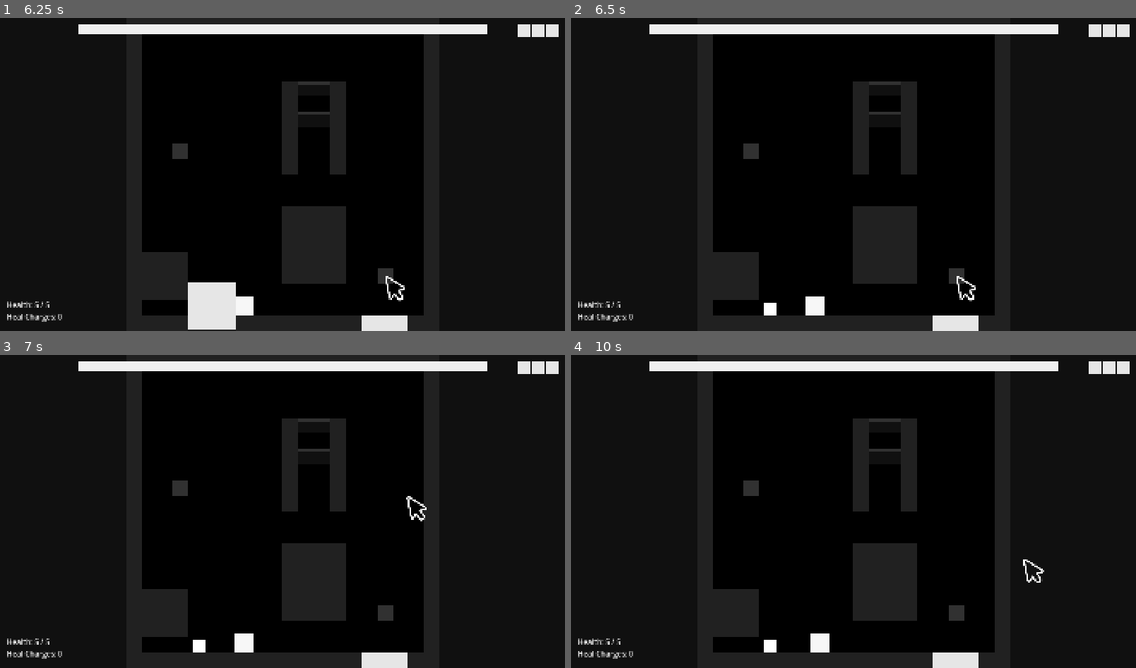
Above: before the commit, frames 1-4 (two rows, left to right).
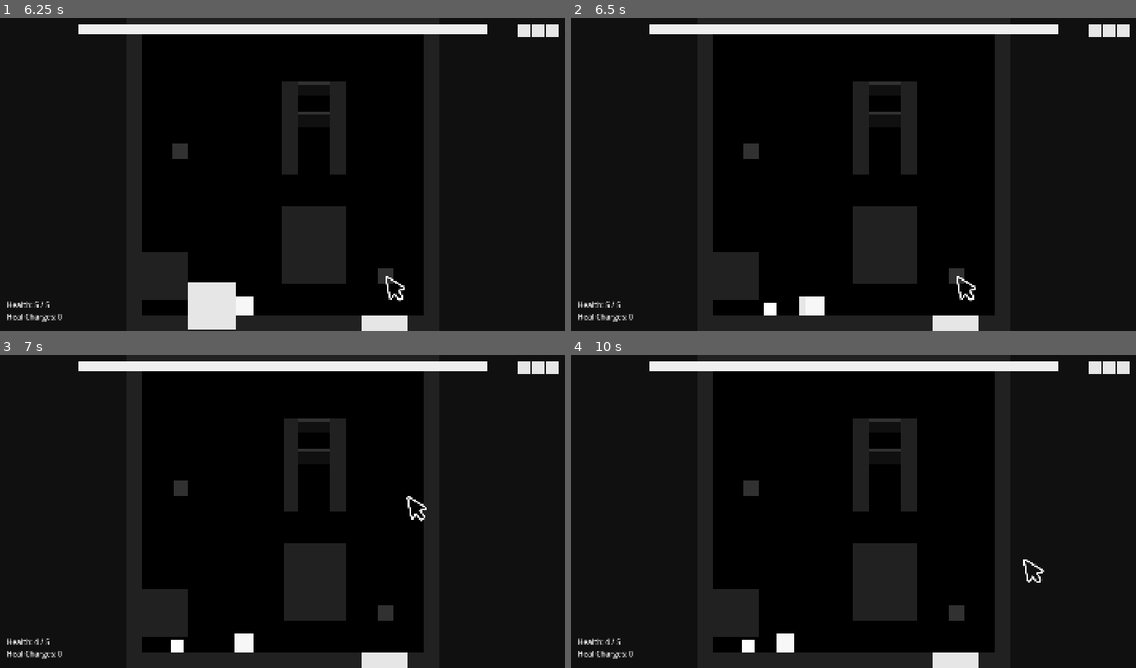
Above: after the commit, the same moments.

Repository: stevencasteel/Box-Battle
Game: Godot game, scene res://src/scenes/main/main.tscn
Same seed, same stepped clock (60 frames per second), same inputs: the game is played once before the commit and once after it. The engine's default icon, where the game draws it, is replaced by a stand-in: a white triangle on a blue panel in a dark square.
Inputs (mouse positions are in pixels of both pictures, inside the frame that each line leads up to):
- Up to frame 1 (6.25 s): tap Enter (ui_accept) at 0.5, 1.25, 3.77 s; drag from (282, 130) to (339, 105) at 0.52 s; drag from (169, 190) to (254, 237) at 1.27 s; move the mouse to (339, 105) at 2.02 s; hold Right (ui_right) 2.03-2.75 s; tap Ctrl at 2.1 s; drag from (254, 237) to (299, 309) at 2.77 s; move the mouse to (452, 221) at 3.52 s; hold Left (ui_left) 3.53-4.25 s; tap Alt at 3.6 s; drag from (113, 127) to (197, 309) at 4.27 s; move the mouse to (310, 174) at 5.02 s; hold Down (ui_down) 5.03-5.75 s; hold Shift 5.03-5.75 s; click (310, 174) at 5.17 s; drag from (197, 96) to (384, 274) at 5.77 s
- Up to frame 2 (6.5 s): no input
- Up to frame 3 (7 s): move the mouse to (406, 495) at 6.52 s; hold Up (ui_up) from 6.53 s (still down); tap Ctrl at 6.6 s; tap Enter (ui_accept) at 6.77 s
- Up to frame 4 (10 s): release Up (ui_up) at 7.25 s; tap Enter (ui_accept) at 7.25, 9.77 s; drag from (740, 527) to (825, 574) at 7.27 s; move the mouse to (910, 442) at 8.02 s; hold Down (ui_down) 8.03-8.75 s; tap Alt at 8.1 s; drag from (825, 574) to (684, 464) at 8.77 s; move the mouse to (1023, 558) at 9.52 s; hold Up (ui_up) from 9.53 s (still down); hold Shift from 9.53 s (still down); click (1023, 558) at 9.67 s

Frame 1 is identical in both runs. In frame 2, less than 0.1% of the frame differs, in the area x 40-42%, y 88-96%; in frame 3, 0.4%; in frame 4, 0.6%, in the area x 6-46%, y 88-96%.

Commit message:
refactor(architecture): Decouple states and attack logic via Command Pattern
Implements the Command Pattern for the boss AttackLogic system and the player's StateMachine to break fragile dependencies and improve reusability.

- AttackLogic resources now return a `Callable` command instead of executing actions directly. `StateBossAttack` is now a generic executor.
- The Player's StateMachine now emits an `action_requested(Callable)` signal for complex actions (like healing), decoupling states from the Player's internal components.

This refactor also fixes several critical gameplay regressions:
- Restores the pogo attack by creating a dedicated `StatePogo` with a proper duration.
- Restores the healing mechanic by fixing the input check and re-establishing the correct data flow to the `PlayerResourceComponent` and HUD.
- Restores the ability to drop through one-way platforms.

Also includes API cleanup (making internal entity methods private) and renames data resources for better clarity.

Diff:
--- a/src/entities/boss/attack_patterns/attack_logic.gd
+++ b/src/entities/boss/attack_patterns/attack_logic.gd
@@ -12,9 +12,11 @@
 	# Default to a simple square
 	return {
 		"size": Vector2(150, 150),
-		"offset": Vector2(_owner.state_data.facing_direction * 100, 0)
+		"offset": Vector2(_owner.entity_data.facing_direction * 100, 0)
 	}
 
-## Executes the attack. The core of the Strategy Pattern.
-func execute(_owner: BaseBoss, _pattern: AttackPattern) -> void:
+## Prepares and returns the attack action as a Callable.
+## This is the core of the Command Pattern implementation.
+func execute(_owner: BaseBoss, _pattern: AttackPattern) -> Callable:
 	push_warning("AttackLogic.execute() was called but not overridden.")
+	return Callable() # Return an empty, safe callable
--- a/src/entities/boss/attack_patterns/homing_omni_burst_logic.gd
+++ b/src/entities/boss/attack_patterns/homing_omni_burst_logic.gd
@@ -1,34 +1,20 @@
 # src/entities/boss/attack_patterns/homing_omni_burst_logic.gd
 @tool
 ## Concrete AttackLogic for a complex, multi-projectile homing attack.
-##
-## This script serves as a template for future advanced attack patterns.
-## The logic here could be expanded to spawn projectiles that actively seek
-## the player. For now, it fires a simple, non-homing circular burst.
 class_name HomingOmniBurstLogic
 extends AttackLogic
 
-## The number of projectiles to spawn in the burst.
 @export var projectile_count: int = 10
-## The speed of the projectiles.
 @export var projectile_speed: float = 350.0
 
 func get_telegraph_info(owner: BaseBoss, _pattern: AttackPattern) -> Dictionary:
-	# A large circular telegraph is appropriate for a burst attack.
-	return {
-		"size": Vector2(600, 600),
-		"offset": Vector2.ZERO # Centered on the boss
-	}
+	return { "size": Vector2(600, 600), "offset": Vector2.ZERO }
 
-func execute(owner: BaseBoss, _pattern: AttackPattern) -> void:
-	# --- FUTURE IMPLEMENTATION NOTES ---
-	# To make these projectiles "homing", we would need a new projectile scene
-	# (e.g., 'HomingBossShot.tscn') with a script that includes a 'target'
-	# property. In this 'execute' method, we would get the player node, and
-	# for each spawned projectile, set its 'target' to the player. The
-	# projectile's own '_physics_process' would then handle adjusting its
-	# direction towards the target.
+func execute(owner: BaseBoss, _pattern: AttackPattern) -> Callable:
+	return Callable(self, "_fire_omni_burst").bind(owner)
 
+# --- Private Helper for Execution ---
+func _fire_omni_burst(owner: BaseBoss) -> void:
 	if not is_instance_valid(owner): return
 
 	var angle_step = TAU / projectile_count
@@ -38,6 +24,15 @@
 
 		var angle = i * angle_step
 		shot.direction = Vector2.RIGHT.rotated(angle)
-		shot.speed = projectile_speed # Use the speed from this logic resource
+		shot.speed = projectile_speed
 		shot.global_position = owner.global_position
 		shot.activate()
+
+
+	# --- FUTURE IMPLEMENTATION NOTES ---
+	# To make these projectiles "homing", we would need a new projectile scene
+	# (e.g., 'HomingBossShot.tscn') with a script that includes a 'target'
+	# property. In this 'execute' method, we would get the player node, and
+	# for each spawned projectile, set its 'target' to the player. The
+	# projectile's own '_physics_process' would then handle adjusting its
+	# direction towards the target.
--- a/src/entities/boss/attack_patterns/lunge_logic.gd
+++ b/src/entities/boss/attack_patterns/lunge_logic.gd
@@ -7,7 +7,6 @@
 func get_telegraph_info(owner: BaseBoss, _pattern: AttackPattern) -> Dictionary:
 	var lunge_width = 800.0
 	var owner_width = owner.get_node("CollisionShape2D").shape.size.x
-	# This offset is now just a magnitude, not direction-aware.
 	var x_offset = (lunge_width / 2.0) + (owner_width / 2.0)
 
 	return {
@@ -15,5 +14,6 @@
 		"offset": Vector2(x_offset, 0)
 	}
 
-func execute(owner: BaseBoss, pattern: AttackPattern) -> void:
-	owner.state_machine.change_state(owner.State.LUNGE, {"pattern": pattern})
+func execute(owner: BaseBoss, pattern: AttackPattern) -> Callable:
+	var lunge_params = {"pattern": pattern}
+	return owner.state_machine.change_state.bind(owner.State.LUNGE, lunge_params)
--- a/src/entities/boss/attack_patterns/projectile_logic.gd
+++ b/src/entities/boss/attack_patterns/projectile_logic.gd
@@ -10,8 +10,8 @@
 		"offset": Vector2(100, 0)
 	}
 
-func execute(owner: BaseBoss, pattern: AttackPattern) -> void:
+func execute(owner: BaseBoss, pattern: AttackPattern) -> Callable:
 	if pattern.projectile_count <= 1:
-		owner.fire_shot_at_player()
+		return owner.fire_shot_at_player.bind()
 	else:
-		owner.fire_volley(pattern.projectile_count, pattern.volley_delay)
+		return owner.fire_volley.bind(pattern.projectile_count, pattern.volley_delay)
--- a/src/entities/boss/states/state_boss_attack.gd
+++ b/src/entities/boss/states/state_boss_attack.gd
@@ -42,7 +42,6 @@
 	var telegraph_size = telegraph_info.get("size", Vector2.ONE * 100)
 	var relative_offset = telegraph_info.get("offset", Vector2.ZERO)
 
-	# THE FIX: Access the new public 'entity_data' property on the boss.
 	var directional_offset = Vector2(relative_offset.x * _boss.entity_data.facing_direction, relative_offset.y)
 	var telegraph_position = _boss.global_position + directional_offset
 
@@ -54,7 +53,10 @@
 	)
 	await telegraph.telegraph_finished
 
-	_current_pattern.logic.execute(_boss, _current_pattern)
+	# THE FIX: Get the command and execute it.
+	var attack_command: Callable = _current_pattern.logic.execute(_boss, _current_pattern)
+	if attack_command.is_valid():
+		attack_command.call()
 
 	if state_machine.current_state == self:
 		_boss.cooldown_timer.wait_time = _current_pattern.cooldown
--- a/src/entities/components/base_state_machine.gd
+++ b/src/entities/components/base_state_machine.gd
@@ -3,6 +3,8 @@
 ## A reusable, node-based state machine that conforms to the IComponent interface.
 class_name BaseStateMachine
 extends IComponent
+
+signal action_requested(command: Callable)
 
 const MAX_HISTORY_SIZE = 5
 var states: Dictionary = {}
@@ -42,7 +44,6 @@
 	for state in states.values():
 		if is_instance_valid(state):
 			state.teardown()
-			# THE FIX: Manually free the state object.
 			state.free()
 
 	states.clear()
--- a/src/entities/player/player.gd
+++ b/src/entities/player/player.gd
@@ -52,7 +52,6 @@
 	_connect_signals()
 
 	visual_sprite.color = Palette.COLOR_PLAYER
-	# This call sequence ensures the HUD initializes with the correct charge count.
 	resource_component.on_damage_dealt()
 	entity_data.determination_counter = 0
 
@@ -74,6 +73,9 @@
 			combat_component.damage_dealt.disconnect(resource_component.on_damage_dealt)
 		if combat_component.pogo_bounce_requested.is_connected(_on_pogo_bounce_requested):
 			combat_component.pogo_bounce_requested.disconnect(_on_pogo_bounce_requested)
+	if is_instance_valid(state_machine):
+		if state_machine.action_requested.is_connected(_on_state_machine_action_requested):
+			state_machine.action_requested.disconnect(_on_state_machine_action_requested)
 
 	super.teardown()
 	entity_data = null
@@ -139,6 +141,7 @@
 	health_component.took_damage.connect(_on_health_component_took_damage)
 	combat_component.damage_dealt.connect(resource_component.on_damage_dealt)
 	combat_component.pogo_bounce_requested.connect(_on_pogo_bounce_requested)
+	state_machine.action_requested.connect(_on_state_machine_action_requested)
 
 func _update_timers(delta: float) -> void:
 	if not is_instance_valid(entity_data): return
@@ -155,6 +158,11 @@
 		entity_data.charge_timer += delta
 
 # --- Signal Handlers ---
+
+func _on_state_machine_action_requested(command: Callable) -> void:
+	if command.is_valid():
+		command.call()
+
 func _on_melee_hitbox_body_entered(body: Node) -> void:
 	var target_id = body.get_instance_id()
 	if entity_data.hit_targets_this_swing.has(target_id): return
@@ -201,7 +209,6 @@
 	if state_machine.current_state == state_machine.states[State.HEAL]:
 		entity_data.health += 1
 		resource_component.consume_healing_charge()
-		# Manually emit the health_changed signal since we modified health directly.
 		_on_health_component_health_changed(entity_data.health, entity_data.max_health)
 		state_machine.change_state(State.MOVE)
 func _on_health_component_health_changed(current: int, max_val: int) -> void:
--- a/src/projectiles/boss_shot.tscn
+++ b/src/projectiles/boss_shot.tscn
@@ -7,7 +7,7 @@
 
 [node name="BossShot" type="Area2D"]
 collision_layer = 16
-collision_mask = 193
+collision_mask = 65
 script = ExtResource("1_4qgog")
 metadata/pool_name = &"boss_shots"
 
Not shown, added: all_script_errors.txt
Not shown, changed: docs/CHANGELOG.txt
